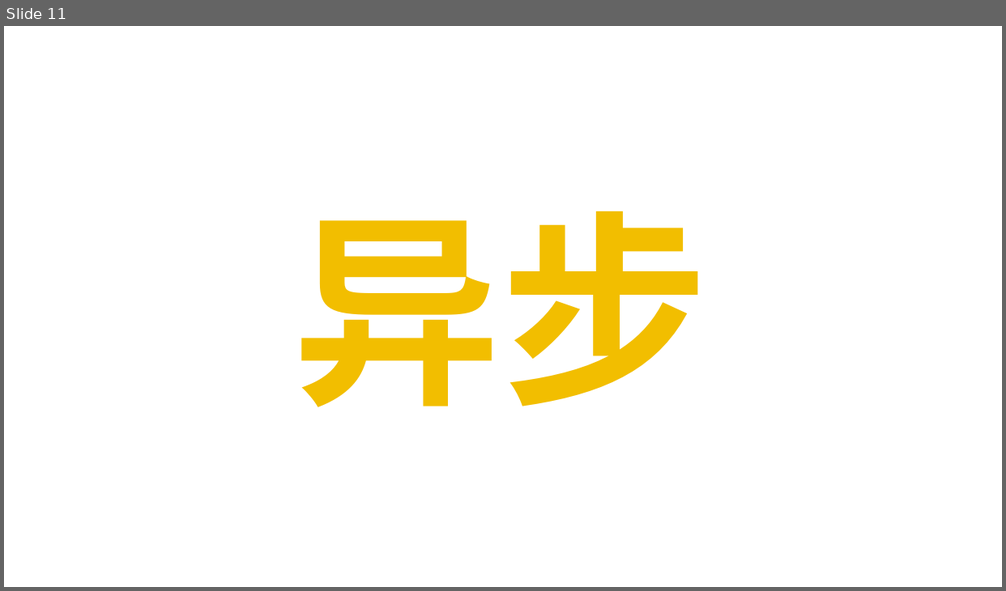
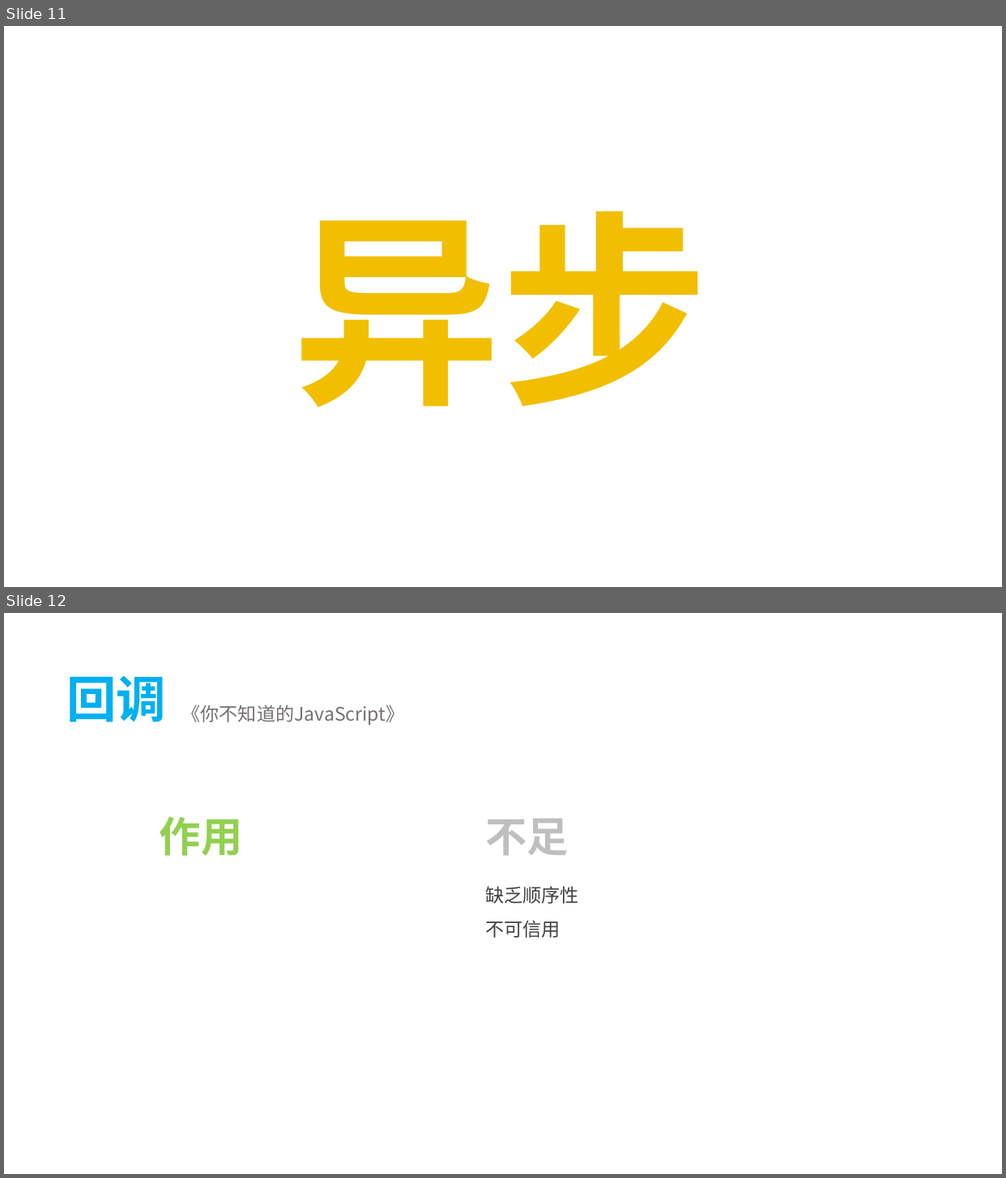
Before and after one commit to tecshuttle/interview, a slide deck: 2 前端/《你不知道的JavaScript》.pptx. Shown one above the other, each under a label of ours: slide 11 before the commit, slides 11 and 12 after it. The pictures are 1006x591 and 1006x1178 pixels, drawn with LibreOffice and Linux fonts; fonts in the diff are those of the drawing. Boxes give left, top, right and bottom in pixels: in the first picture for what was removed or moved away, otherwise in the second. Text is boxed around its words. In the diff, an @@ line names an element or a change of style, - is before the commit and + after.

Commit message:
《你不知道的JavaScript》：Promise学习。

```diff
--- a/2 前端/《你不知道的JavaScript》.pptx
+++ b/2 前端/《你不知道的JavaScript》.pptx
@@ slide 12 added at (4,613,1002,1174), background #FFFFFF @@
@@ text added at (66,675,166,722), 48 pt, text #00B0F0, bold @@
+回调
@@ text added at (182,705,405,725), 18 pt, text #767171 @@
+《你不知道的JavaScript》
@@ text added at (160,817,243,856), 40 pt, text #92D050, bold @@
+作用
@@ text added at (485,819,569,855), 40 pt, text #BFBFBF, bold @@
+不足
@@ text added at (485,886,578,938), 18 pt, text #404040 @@
+缺乏顺序性
+不可信用
```
Also in this commit, not shown: 2 slides changed, 4 other slides added, 1 other file.
